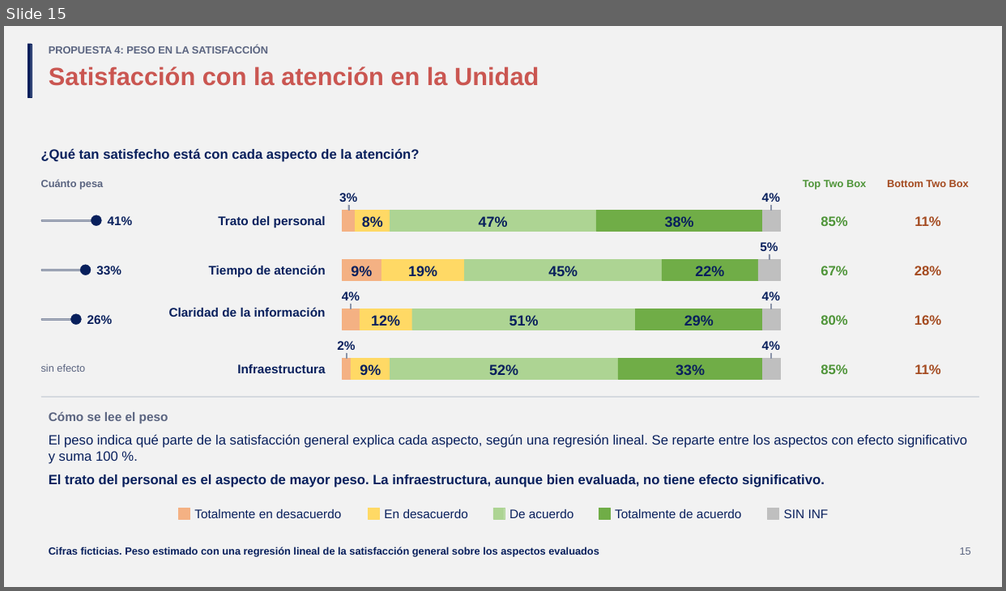
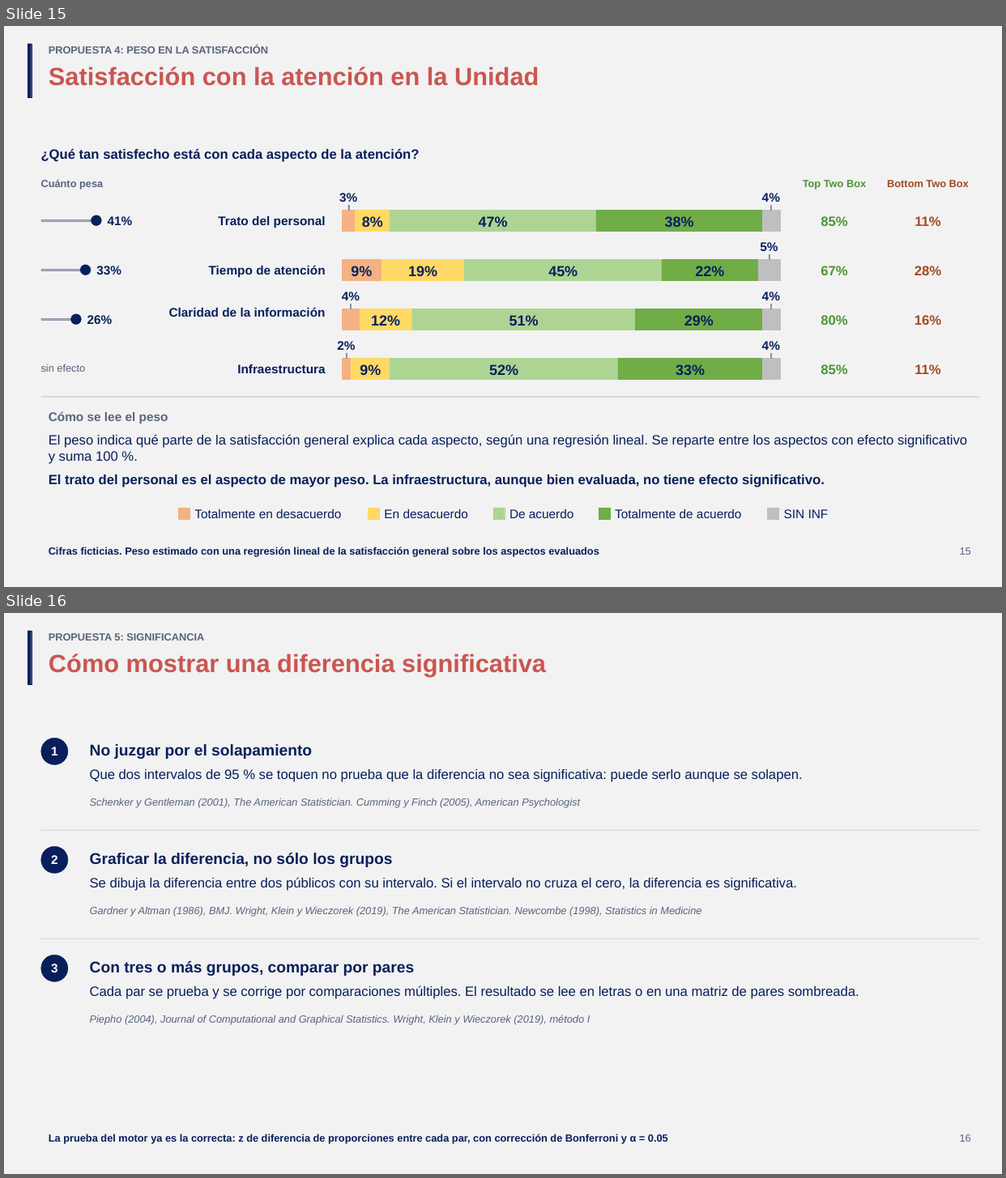
Before and after one commit to GonzaloAlmendariz/prosecnur-app, a slide deck: docs/qa/motor-ppt-2026-10-06/4-recetario/propuestas-rescatables.pptx. Shown one above the other, each under a label of ours: slide 15 before the commit, slides 15 and 16 after it. The pictures are 1006x591 and 1006x1178 pixels, drawn with LibreOffice and Linux fonts; fonts in the diff are those of the drawing; background and template pictures are left out. Boxes give left, top, right and bottom in pixels: in the first picture for what was removed or moved away, otherwise in the second. Text is boxed around its words. In the diff, an @@ line names an element or a change of style, - is before the commit and + after.

```diff
--- a/docs/qa/motor-ppt-2026-10-06/4-recetario/propuestas-rescatables.pptx
+++ b/docs/qa/motor-ppt-2026-10-06/4-recetario/propuestas-rescatables.pptx
@@ slide 16 added at [4, 613, 1002, 1174], background #F2F2F2 @@
@@ rectangle added at [28, 630, 32, 684], fill #081F5C, outline #081F5C 0.25 pt @@
@@ text added at [49, 633, 204, 641], 10 pt, text #5A6480, bold @@
+PROPUESTA 5: SIGNIFICANCIA
@@ title added at [49, 653, 546, 677], 24 pt, text #CA5651, bold @@
+Cómo mostrar una diferencia significativa
@@ ellipse added at [40, 738, 68, 765], fill #081F5C, outline #081F5C 0.25 pt @@
@@ text added at [51, 747, 58, 756], 12 pt, text #FFFFFF, bold @@
+1
@@ text added at [90, 744, 312, 759], 15 pt, text #081F5C, bold @@
+No juzgar por el solapamiento
@@ text added at [90, 769, 803, 782], 13 pt, text #081F5C @@
+Que dos intervalos de 95 % se toquen no prueba que la diferencia no sea significativa: puede serlo aunque se solapen.
@@ text added at [90, 798, 580, 808], 10 pt, text #5A6480, italic @@
+Schenker y Gentleman (2001), The American Statistician. Cumming y Finch (2005), American Psychologist
@@ rectangle added at [40, 830, 978, 831], fill #D5D9DF, outline #D5D9DF 0.25 pt @@
@@ ellipse added at [40, 846, 68, 874], fill #081F5C, outline #081F5C 0.25 pt @@
@@ text added at [51, 855, 58, 864], 12 pt, text #FFFFFF, bold @@
+2
@@ text added at [90, 853, 392, 867], 15 pt, text #081F5C, bold @@
+Graficar la diferencia, no sólo los grupos
@@ text added at [90, 877, 797, 891], 13 pt, text #081F5C @@
+Se dibuja la diferencia entre dos públicos con su intervalo. Si el intervalo no cruza el cero, la diferencia es significativa.
@@ text added at [90, 906, 701, 917], 10 pt, text #5A6480, italic @@
+Gardner y Altman (1986), BMJ. Wright, Klein y Wieczorek (2019), The American Statistician. Newcombe (1998), Statistics in Medicine
@@ rectangle added at [40, 939, 978, 939], fill #D5D9DF, outline #D5D9DF 0.25 pt @@
@@ ellipse added at [40, 955, 68, 982], fill #081F5C, outline #081F5C 0.25 pt @@
@@ text added at [51, 964, 58, 973], 12 pt, text #FFFFFF, bold @@
+3
@@ text added at [90, 961, 414, 976], 15 pt, text #081F5C, bold @@
+Con tres o más grupos, comparar por pares
@@ text added at [90, 986, 859, 999], 13 pt, text #081F5C @@
+Cada par se prueba y se corrige por comparaciones múltiples. El resultado se lee en letras o en una matriz de pares sombreada.
@@ text added at [90, 1015, 590, 1025], 10 pt, text #5A6480, italic @@
+Piepho (2004), Journal of Computational and Graphical Statistics. Wright, Klein y Wieczorek (2019), método I
@@ text added at [49, 1134, 668, 1144], 10 pt, text #081F5C, bold @@
+La prueba del motor ya es la correcta: z de diferencia de proporciones entre cada par, con corrección de Bonferroni y α = 0.05
@@ text added at [960, 1135, 971, 1142], 10 pt, text #5A6480 @@
+16
```
Also in this commit, not shown: 1 slide changed, 2 other slides added, 3 slides removed, 2 other files.
